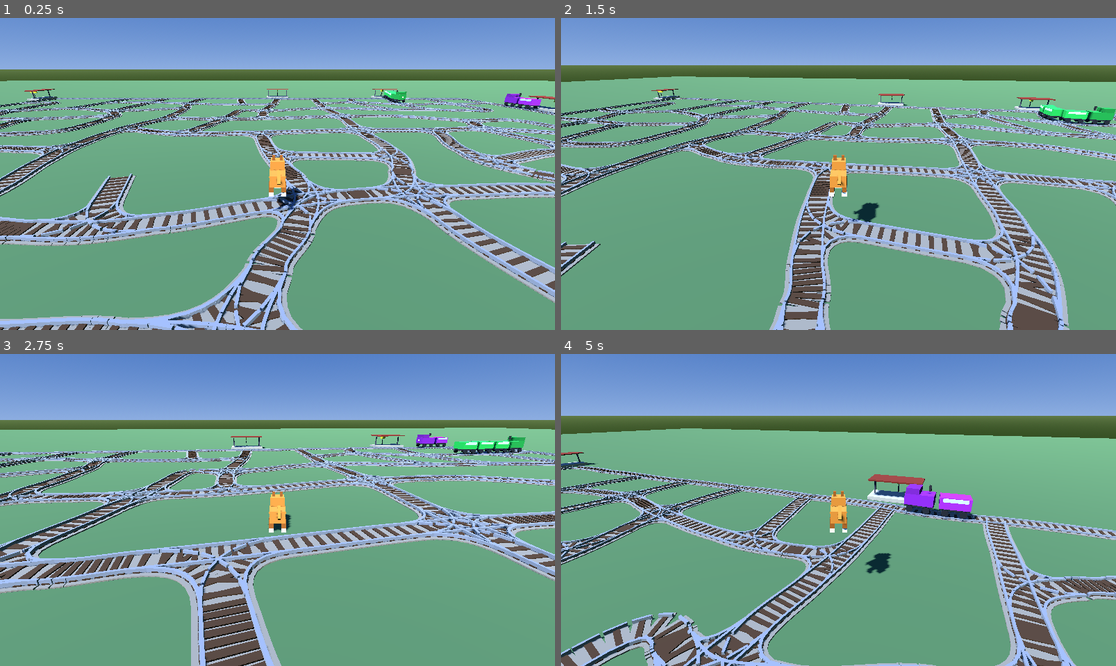
Above: before the commit, frames 1-4 (two rows, left to right).
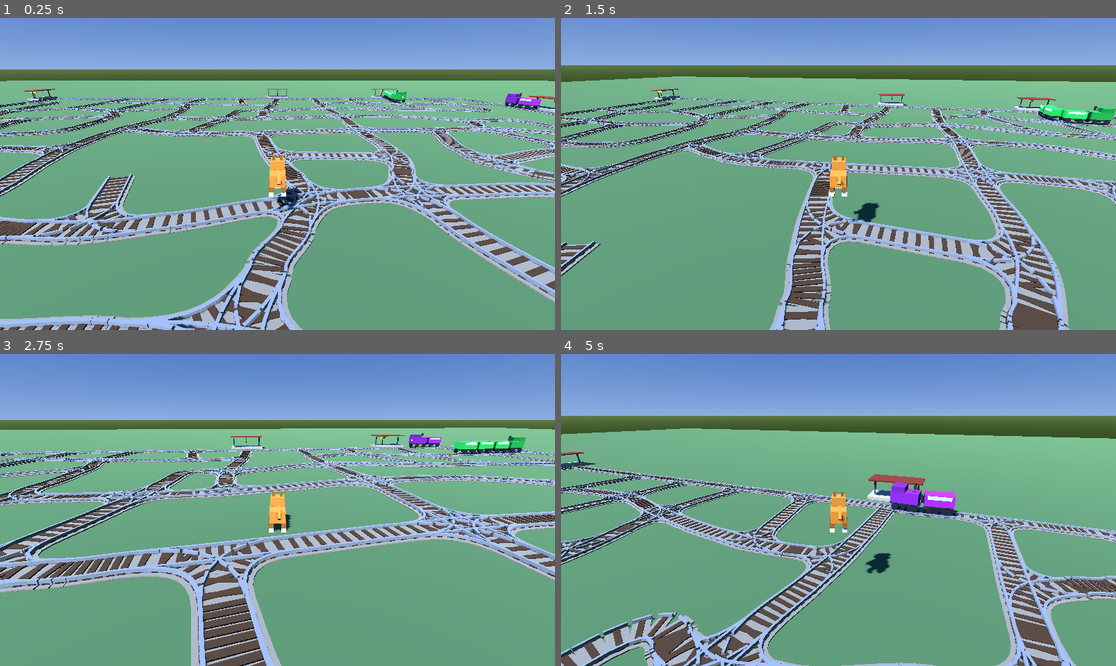
Above: after the commit, the same moments.

Repository: bobgar/Train-Cats
Game: Godot game, scene res://scenes/main.tscn
The game is run twice, just before and just after one commit, with the same random seed, the same clock (stepped at 60 frames per second) and the same inputs.
Inputs (mouse positions are in pixels of both pictures, inside the frame that each line leads up to):
- Up to frame 1 (0.25 s): no input
- Up to frame 2 (1.5 s): tap Enter at 0.5 s; move the mouse to (866, 174) at 0.52 s; hold W from 0.53 s (still down); tap E at 0.6 s; click (866, 174) at 0.67 s; tap Space at 0.77 s; move the mouse to (810, 174) at 1.27 s; tap Shift at 1.35 s
- Up to frame 3 (2.75 s): keep holding W; tap Space at 1.52 s; move the mouse to (288, 503) at 2.02 s; tap E at 2.1 s
- Up to frame 4 (5 s): keep holding W; move the mouse to (832, 516) at 2.77 s; tap Shift at 2.85, 4.35 s; click (832, 516) at 2.92 s; tap Space at 3.02, 3.77, 4.52 s; move the mouse to (877, 513) at 3.52 s; tap E at 3.6 s; move the mouse to (794, 506) at 4.27 s

The runs differ from the first frame. In frame 1, 0.4% of the frame differs, in the area x 0-100%, y 24-32%; in frame 2, 0.4%; in frame 3, 0.6%; in frame 4, 3.2%, in the area x 0-100%, y 35-68%.

Commit message:
Curve fixes

Diff:
--- a/scripts/main.gd
+++ b/scripts/main.gd
@@ -21,6 +21,7 @@
 	_add_ground()
 	var gen = _add_tracks()
 	var station_gpos: Array = _spawn_stations(gen)
+	gen.call("build_curves_and_render", station_gpos)  # deferred so station nodes skip pullback
 	_spawn_trains(gen, station_gpos)
 	_spawn_player()
 
--- a/scripts/track_generator.gd
+++ b/scripts/track_generator.gd
@@ -21,6 +21,7 @@
 var _edge_set: Dictionary = {}
 var _edge_curves: Dictionary = {}   # canonical key -> Array[Vector3] sampled curve points
 var _junction_arcs: Dictionary = {} # center|nb_a|nb_b key -> Array[Vector3] arc points
+var _station_set: Dictionary = {}   # Vector2i gpos -> true; these nodes skip pullback
 const _CORNER_RADIUS: float = 2.6
 var _rail_mat: StandardMaterial3D
 var _tie_mat: StandardMaterial3D
@@ -31,7 +32,14 @@
 	_build_spanning_tree()
 	_add_extra_edges()
 	_apply_node_jitter()   # must be after adjacency is final, before curve math
-	_build_all_curves()    # must be after jitter, before render
+	# Curves and rendering are deferred — call build_curves_and_render() from main
+	# after station nodes are known, so only station nodes skip pullback/arcs.
+
+## Called from main.gd after stations are placed so _station_set is populated first.
+func build_curves_and_render(station_nodes: Array) -> void:
+	for gpos_var in station_nodes:
+		_station_set[gpos_var as Vector2i] = true
+	_build_all_curves()
 	_render_all()
 
 func _build_materials() -> void:
@@ -130,9 +138,7 @@
 # ---------------------------------------------------------------------------
 
 func _is_pullback_node(gpos: Vector2i) -> bool:
-	var x: int = gpos.x
-	var z: int = gpos.y
-	return not (x == 0 or x == grid_width - 1 or z == 0 or z == grid_height - 1)
+	return not _station_set.has(gpos)   # every non-station node gets pullback + arcs
 
 func _pullback_point(node_gpos: Vector2i, neighbor_gpos: Vector2i) -> Vector3:
 	var center_pos: Vector3 = nodes[node_gpos]
